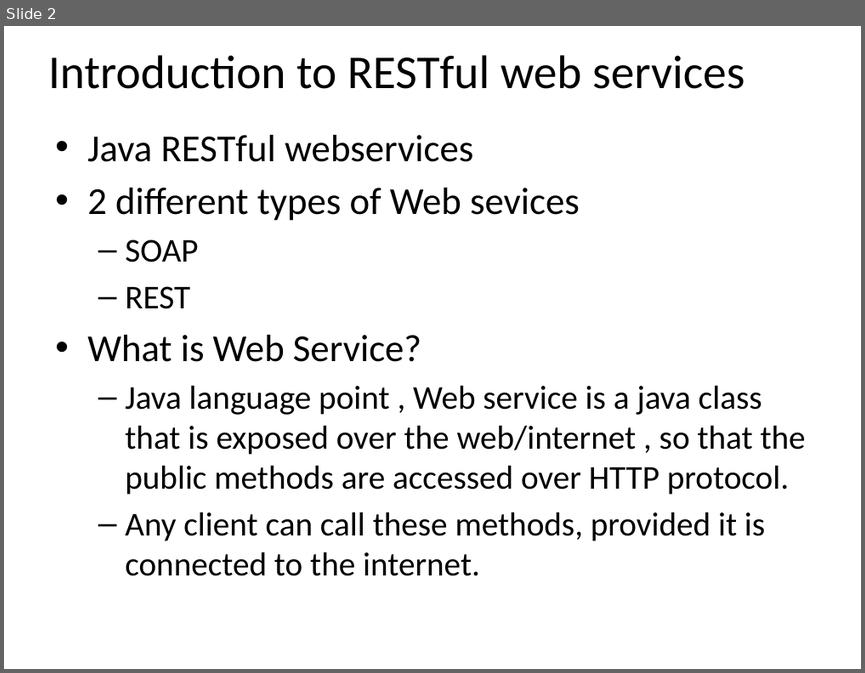
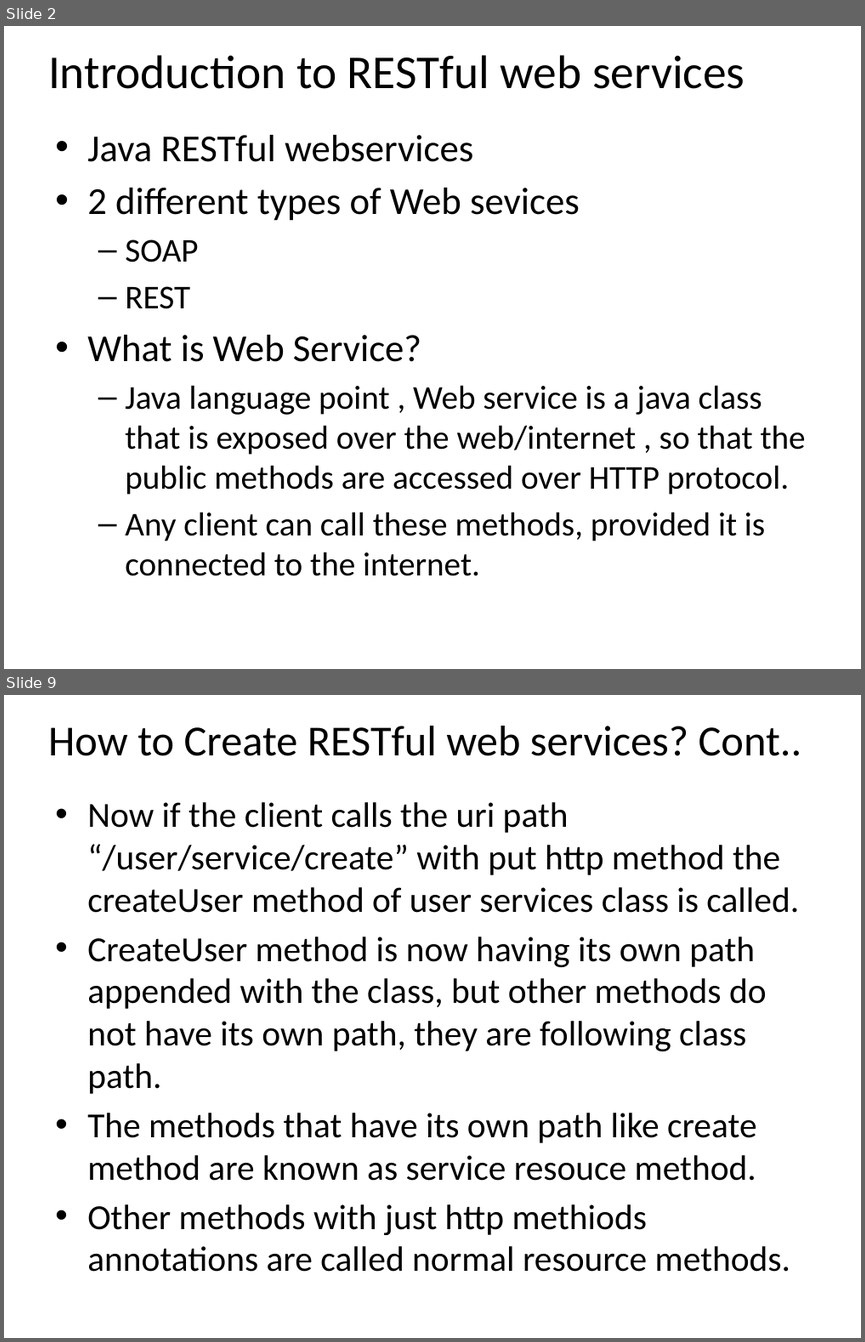
Before and after one commit to email2dorababu/SCALA_Reading, a slide deck: REST/REST_part1.pptx. Shown one above the other, each under a label of ours: slide 2 before the commit, slides 2 and 9 after it; the slides between them are not shown. The pictures are 865x673 and 865x1342 pixels, drawn with LibreOffice and Linux fonts; fonts in the diff are those of the drawing. Boxes give left, top, right and bottom in pixels: in the first picture for what was removed or moved away, otherwise in the second. Text is boxed around its words. In the diff, an @@ line names an element or a change of style, - is before the commit and + after.

```diff
--- a/REST/REST_part1.pptx
+++ b/REST/REST_part1.pptx
@@ slide 9 added at [4,695,861,1338], background #FFFFFF @@
@@ title added at [48,726,802,756], 36 pt, text #000000 @@
+How to Create RESTful web services? Cont..
@@ text added at [87,802,799,1271], 29.6 pt, text #000000 @@
+• Now if the client calls the uri path “/user/service/create” with put http method the createUser method of user services class is called.
+• CreateUser method is now having its own path appended with the class, but other methods do not have its own path, they are following class path.
+• The methods that have its own path like create method are known as service resouce method.
+• Other methods with just http methiods annotations are called normal resource methods.
```
Also in this commit, not shown: 3 slides changed, 5 other slides added, 34 other files.
